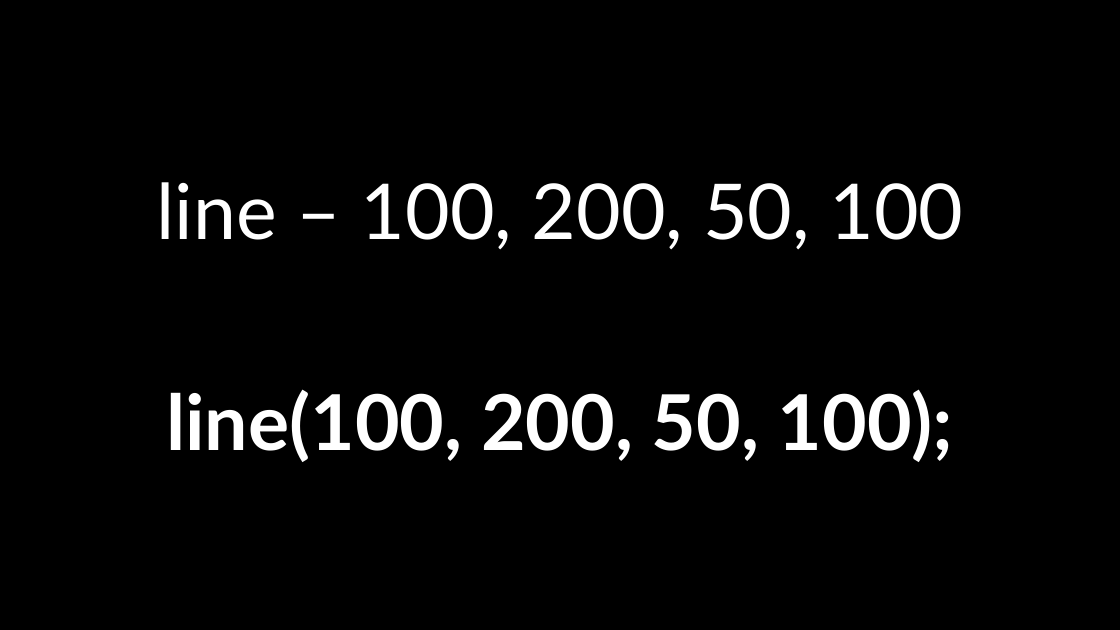
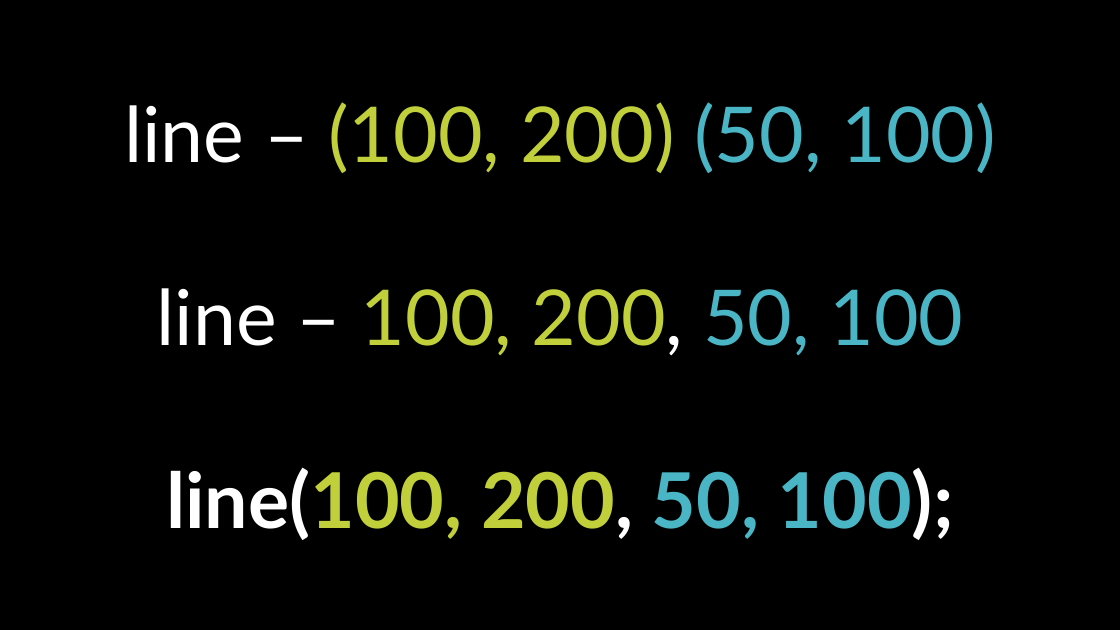
Before and after one commit to crhallberg/IMM120, a slide deck: slide 15 of Presentations/2018-09-11 - Drawing on a Screen.pptx (slide 13 before the commit). Drawn at 1120x630 pixels with LibreOffice and Linux fonts; fonts in the diff are those of the drawing. Boxes give left, top, right and bottom in pixels: in the first picture for what was removed or moved away, otherwise in the second. Text is boxed around its words. In the diff, an @@ line names an element or a change of style, - is before the commit and + after.

```diff
--- a/Presentations/2018-09-11 - Drawing on a Screen.pptx
+++ b/Presentations/2018-09-11 - Drawing on a Screen.pptx
@@ text added at bbox=[124, 102, 996, 173], 66 pt, text #C0CF3A @@
+line – (100, 200) (50, 100)
@@ text "line – 100, 200, 50, ...": place and size @@
-text "line – 100, 200, 50, ..." at bbox=[156, 182, 964, 249]
+text "line – 100, 200, 50, ..." at bbox=[156, 288, 964, 355]
@@ text "line – 100, 200, 50, ..." at bbox=[156, 288, 964, 355]: text colour #FFFFFF to #C0CF3A in "100, 200,"; text colour #FFFFFF to #4AB5C4 in "50, 100" @@
@@ text "line(100, 200, 50, 100);": place and size @@
-text "line(100, 200, 50, 100);" at bbox=[166, 389, 954, 462]
+text "line(100, 200, 50, 100);" at bbox=[166, 467, 954, 540]
@@ text "line(100, 200, 50, 100);" at bbox=[166, 467, 954, 540]: text colour #FFFFFF to #C0CF3A in "line(100, 200,"; text colour #FFFFFF to #4AB5C4 in "50, 100);" @@
```
Also in this commit, not shown: 11 other slides changed, 35 slides added, 3 slides removed, 8 other files.
